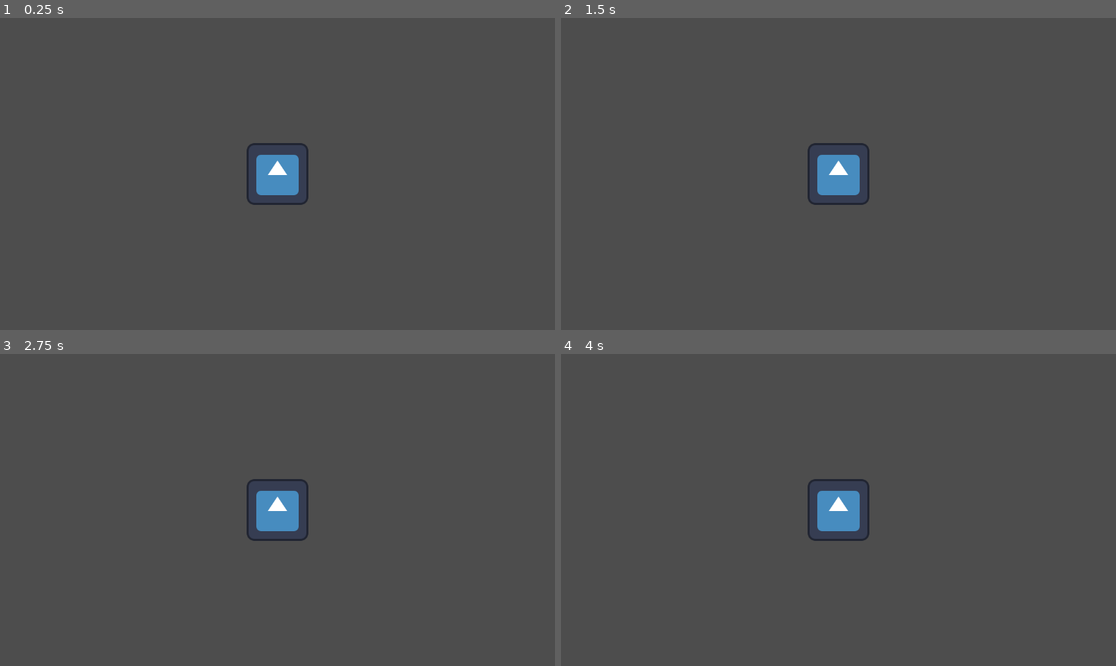
Above: before the commit, frames 1-4 (two rows, left to right).
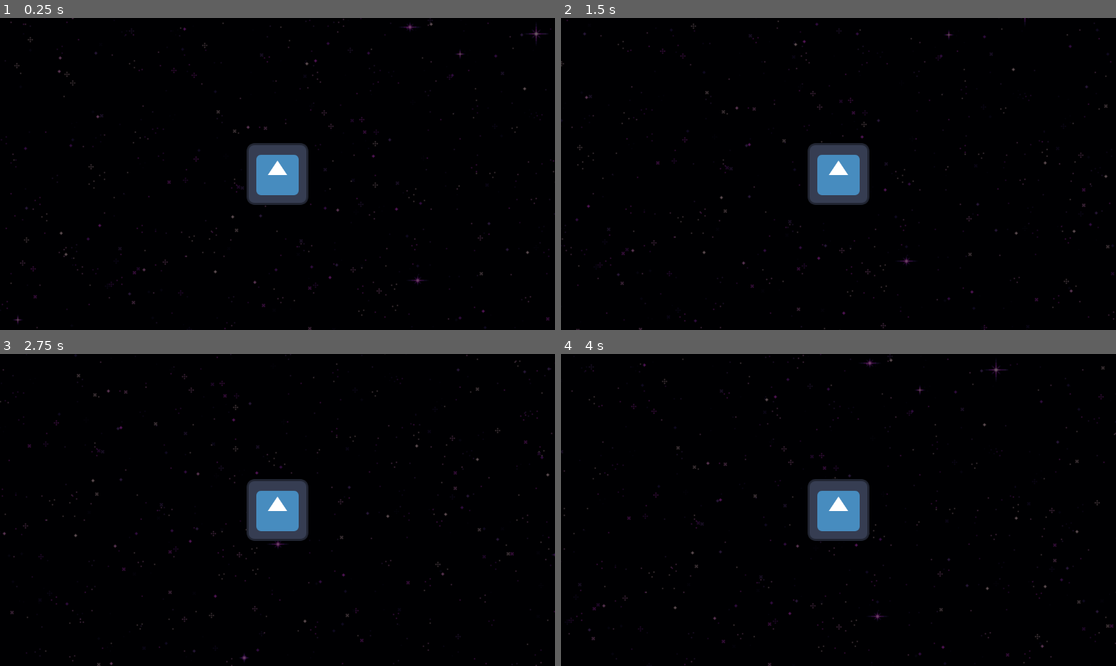
Above: after the commit, the same moments.

Repository: PoloLoveTaco/One-Month-Game-Jam
Game: Godot game, scene res://Scenes/test.tscn
The game is run twice, just before and just after one commit, with the same random seed, the same clock (stepped at 60 frames per second) and the same inputs. Before the commit the project has no main scene; this scene is started directly in both runs. The engine's default icon, where the game draws it, is replaced by a stand-in: a white triangle on a blue panel in a dark square.
Inputs:
- Up to frame 1 (0.25 s): no input
- Up to frame 2 (1.5 s): tap Enter at 0.5 s; hold Right (right) 0.53-1.28 s; hold Down (down) from 1.28 s (still down)
- Up to frame 3 (2.75 s): release Down (down) at 2.03 s; hold Right (right) from 2.03 s (still down)
- Up to frame 4 (4 s): release Right (right) at 2.78 s; hold Up (up) 2.78-3.53 s; hold Left (left) from 3.53 s (still down)

The runs differ from the first frame. In frame 1, 98% of the frame differs, in the area x 0-100%, y 0-100%; in frame 2, 98%; in frame 3, 98%; in frame 4, 98%.

Commit message:
[ADD] debut

Diff:
--- a/Scenes/player.tscn
+++ b/Scenes/player.tscn
@@ -6,7 +6,7 @@
 [sub_resource type="RectangleShape2D" id="RectangleShape2D_cvnsp"]
 size = Vector2(128, 128)
 
-[node name="Player" type="CharacterBody2D"]
+[node name="Player" type="CharacterBody2D" groups=["player"]]
 script = ExtResource("1_cvnsp")
 
 [node name="Sprite2D" type="Sprite2D" parent="."]
--- a/Scenes/test.tscn
+++ b/Scenes/test.tscn
@@ -1,7 +1,20 @@
-[gd_scene load_steps=2 format=3 uid="uid://c8ka3e4k8j8dr"]
+[gd_scene load_steps=4 format=3 uid="uid://c8ka3e4k8j8dr"]
 
 [ext_resource type="PackedScene" uid="uid://l88vdhebidxd" path="res://Scenes/player.tscn" id="1_lc1oi"]
+[ext_resource type="Texture2D" uid="uid://bu5rp4xe3150u" path="res://Assets/Space Background.png" id="2_8od7v"]
+[ext_resource type="Script" uid="uid://cgrglx6omcw3c" path="res://Scripts/parallax.gd" id="2_qc4db"]
 
 [node name="Test" type="Node2D"]
 
 [node name="Player" parent="." instance=ExtResource("1_lc1oi")]
+
+[node name="Parallax2D" type="ParallaxBackground" parent="."]
+script = ExtResource("2_qc4db")
+
+[node name="ParallaxLayer" type="ParallaxLayer" parent="Parallax2D"]
+motion_mirroring = Vector2(5120, 2880)
+
+[node name="Sprite2D" type="Sprite2D" parent="Parallax2D/ParallaxLayer"]
+modulate = Color(0.41960785, 0.41960785, 0.41960785, 1)
+scale = Vector2(2, 2)
+texture = ExtResource("2_8od7v")
--- /dev/null
+++ b/Scripts/parallax.gd
@@ -0,0 +1,8 @@
+extends ParallaxBackground
+
+@export var scroll_speed: float = 0.5
+@onready var player: Node2D = get_tree().get_first_node_in_group("player")
+
+func _process(_delta: float) -> void:
+	if player:
+		scroll_offset = -player.global_position * scroll_speed
--- a/Scripts/player.gd
+++ b/Scripts/player.gd
@@ -1,11 +1,32 @@
 extends CharacterBody2D
 
-@export var speed = 400
+@export var speed:float = 400.0
+@export var max_health: float = 100.0
+var health: float
+
+@export var weapon_scenes: Array[PackedScene] = [null, null, null, null]
+var weapons: Array = []
+
+func _ready() -> void:
+	health = max_health
+
+	for scene in weapon_scenes:
+		if scene == null:
+			continue
+		var weapon = scene.instantiate()
+		weapon.owner = self
+		add_child(weapon)
+		weapons.append(weapon)
 
 func get_input():
 	var input_direction = Input.get_vector("left", "right", "up", "down")
 	velocity = input_direction * speed
 
-func _physics_process(delta):
+func _physics_process(_delta):
 	get_input()
 	move_and_slide()
+
+func take_damage(amount: int) -> void:
+	health -= amount
+	if health <= 0:
+		queue_free()
--- a/project.godot
+++ b/project.godot
@@ -11,8 +11,13 @@
 [application]
 
 config/name="One Month Game"
+run/main_scene="uid://c8ka3e4k8j8dr"
 config/features=PackedStringArray("4.5", "Forward Plus")
 config/icon="res://icon.svg"
+
+[global_group]
+
+player=""
 
 [input]
 
Binary file added: Assets/Space Background.png
Not shown, added: Assets/Space Background.png.import
Not shown, added: Scripts/parallax.gd.uid
